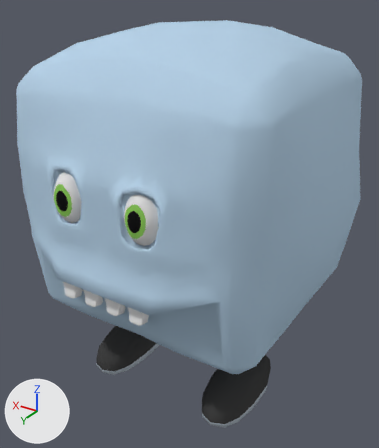
Two versions of the Blender file 3Dmodels/Character/Cube_rigged.blend, one commit apart.
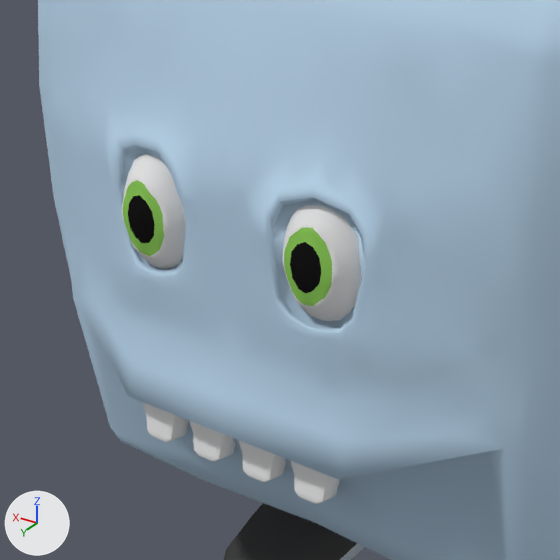
Old and new are each drawn whole from a camera (50 mm lens) standing at (-2.13, 3.48, 3.39) and looking at (0.05, 0.06, 1.42) and again close up on the part from 0% to 65% of the width and 23% to 78% of the height. The axes (+X, +Y, +Z) are drawn at lower left. The lights are the same throughout.

The first close-up shows 'Body', 'Eye', 'Foot', 'Tooth'.
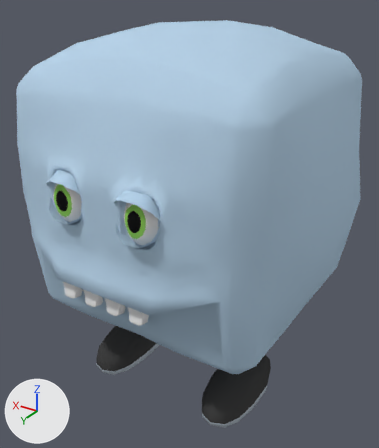
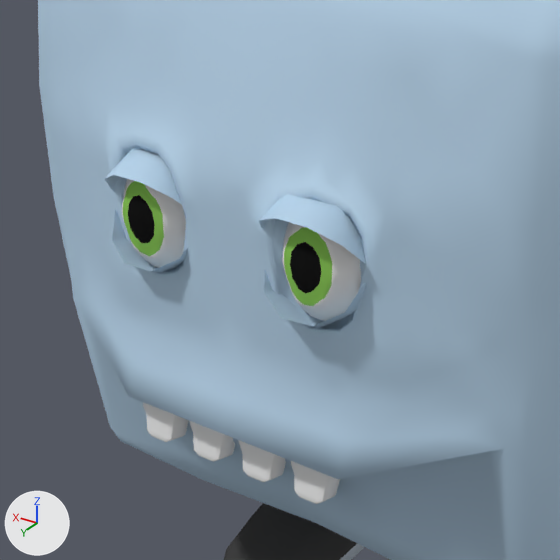
Commit message: - 3D: cube character, add eyelids

Where the change shows, as pixel boxes [x1, y1, x2, y2] in the close-ups (560 x 560 px):
part 1 of me_body, added (blue): after [259, 194, 366, 263]
part 2 of me_body, added (blue): after [104, 149, 182, 205]
part 3 of me_body, added (blue): after [264, 270, 366, 328]
part 4 of me_body, added (blue): after [112, 209, 188, 274]

The change, as a diff of the scene's bpy script:
```diff
--- a/3Dmodels/Character/Cube_rigged.blend.py
+++ b/3Dmodels/Character/Cube_rigged.blend.py
@@ me_body @@
 # used by ob_body; location = (0.0, 0.0, 1.774)
-me_body.from_pydata(...)  # 635 vertices, 1165 faces; spans x -1.23..1.34, y -1.28..1.3, z -1.33..1.25
+me_body.from_pydata(...)  # 699 vertices, 1245 faces; spans x -1.23..1.34, y -1.28..1.3, z -1.33..1.25
+# me_body part 1: a new loose piece of 19 vertices spanning x -0.46..-0.13, y 1.0..1.29, z 0.27..0.45, in mat_body (blue #b7d2e7)
+# me_body part 2: a new loose piece of 19 vertices spanning x 0.13..0.46, y 1.0..1.28, z 0.26..0.45, in mat_body (blue #b7d2e7)
+# me_body part 3: a new loose piece of 13 vertices spanning x -0.46..-0.13, y 1.1..1.29, z 0.03..0.22, in mat_body (blue #b7d2e7)
+# me_body part 4: a new loose piece of 13 vertices spanning x 0.13..0.46, y 1.09..1.28, z 0.04..0.22, in mat_body (blue #b7d2e7)
 me_body.materials.append(mat_body)
```
